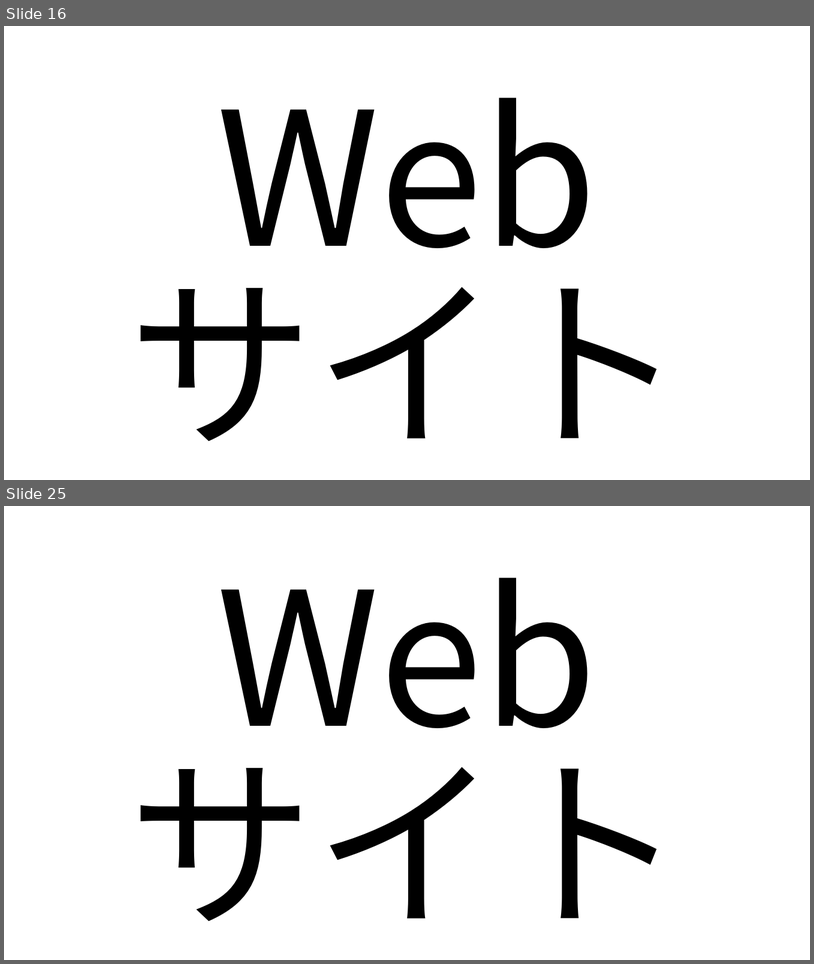
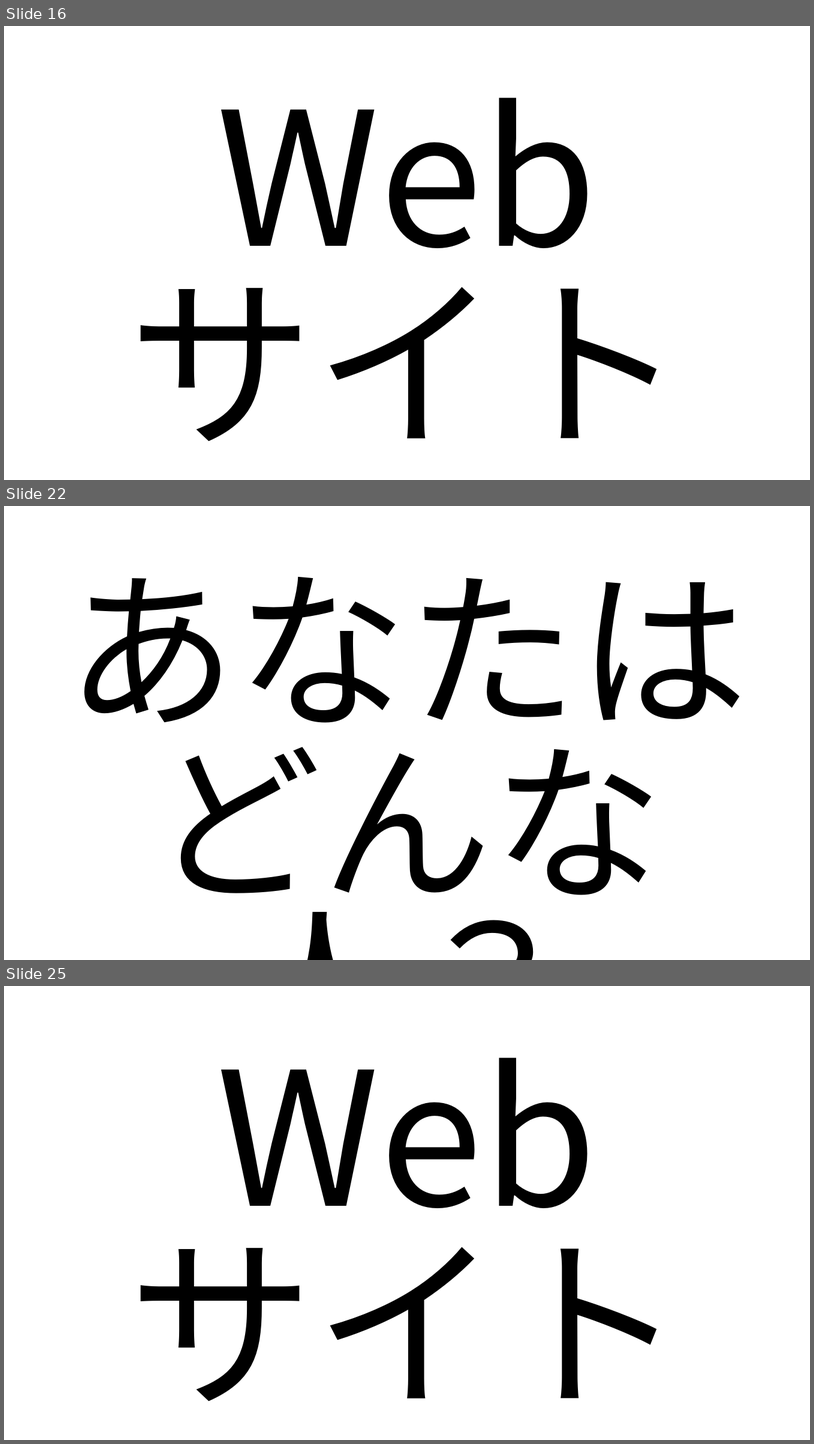
Before and after one commit to HirotakaFukkoahi/WebsiteForCEO, a slide deck: 新米社長に送るWebサイトの重要性と運用の仕方.pptx. Shown one above the other, each under a label of ours: slides 16 and 25 before the commit, slides 16, 22 and 25 after it; the slides between them are not shown. The pictures are 814x964 and 814x1444 pixels, drawn with LibreOffice and Linux fonts; fonts in the diff are those of the drawing. Boxes give left, top, right and bottom in pixels: in the first picture for what was removed or moved away, otherwise in the second. Text is boxed around its words. In the diff, an @@ line names an element or a change of style, - is before the commit and + after.

```diff
--- a/新米社長に送るWebサイトの重要性と運用の仕方.pptx
+++ b/新米社長に送るWebサイトの重要性と運用の仕方.pptx
@@ slide 22 added at (4, 506, 810, 960), background #FFFFFF @@
@@ text added at (66, 577, 749, 928), 203.2 pt, text #000000 @@
+あなたは
+どんな人？
```
Also in this commit, not shown: 31 other slides added, 1 other file.
